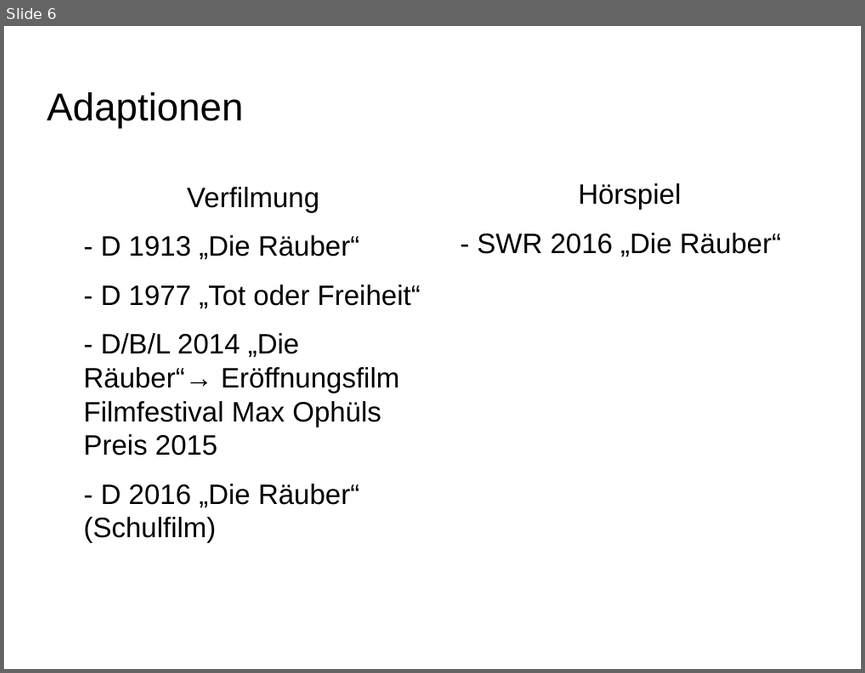
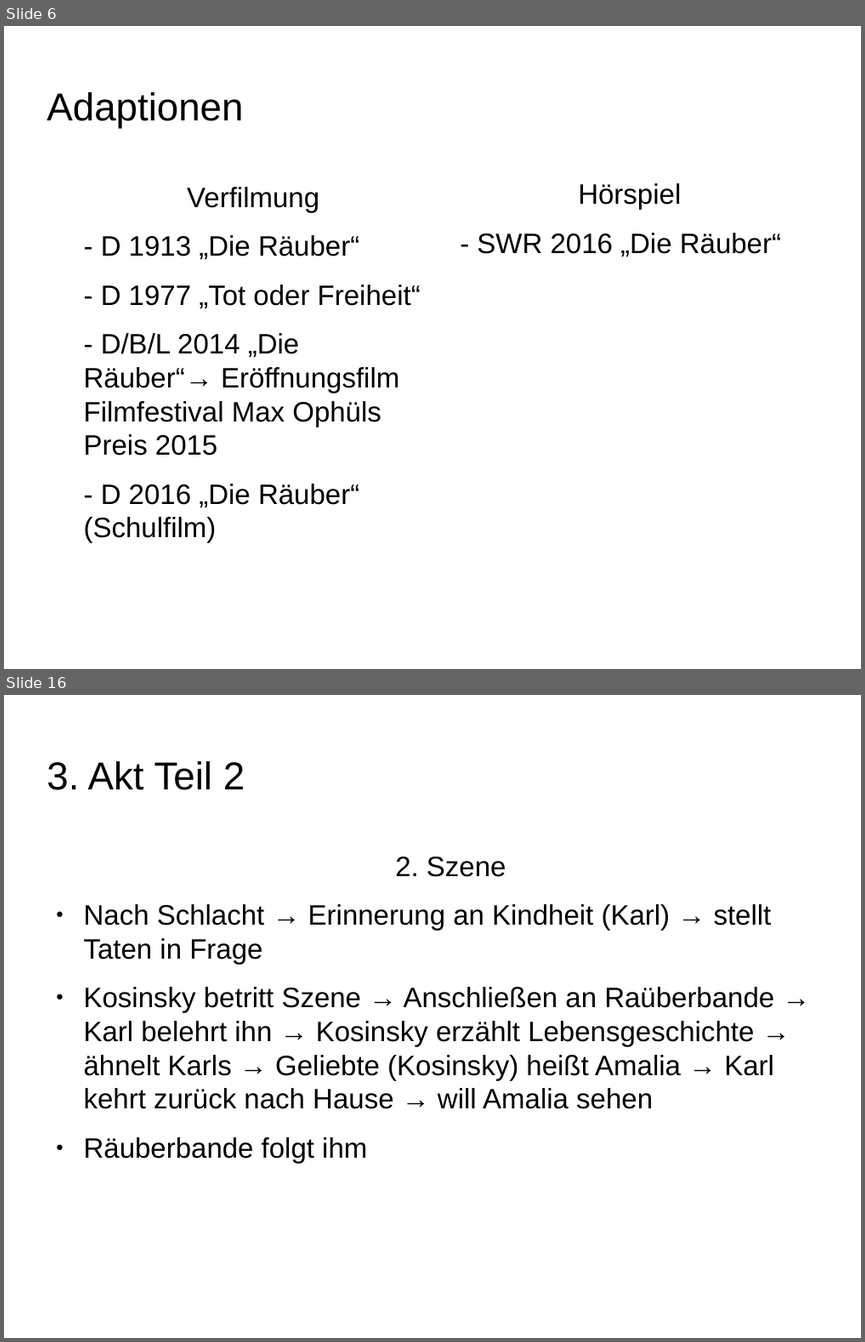
Before and after one commit to Galaxyqasar/Schule, a slide deck: Vortraege/Die_R-uber/Die_Raeuber.odp. Shown one above the other, each under a label of ours: slide 6 before the commit, slides 6 and 16 after it; the slides between them are not shown. The pictures are 865x673 and 865x1342 pixels, drawn with LibreOffice and Linux fonts; fonts in the diff are those of the drawing; background and template pictures are left out. Boxes give left, top, right and bottom in pixels: in the first picture for what was removed or moved away, otherwise in the second. Text is boxed around its words. In the diff, an @@ line names an element or a change of style, - is before the commit and + after.

```diff
--- a/Vortraege/Die_R-uber/Die_Raeuber.odp
+++ b/Vortraege/Die_R-uber/Die_Raeuber.odp
@@ slide 16 added at (4,695,861,1338), background picture (left out) @@
@@ title added at (46,761,245,790), 36 pt, text #000000 @@
+3. Akt Teil 2
@@ text added at (84,857,774,1163), 26 pt, text #000000 @@
+2. Szene
+● Nach Schlacht → Erinnerung an Kindheit (Karl) → stellt Taten in Frage
+● Kosinsky betritt Szene → Anschließen an Raüberbande → Karl belehrt ihn → Kosinsky erzählt Lebensgeschichte → ähnelt Karls → Geliebte (Kosinsky) heißt Amalia → Karl kehrt zurück nach Hause → will Amalia sehen
+● Räuberbande folgt ihm
```
Also in this commit, not shown: 2 slides changed, 15 other slides added.
